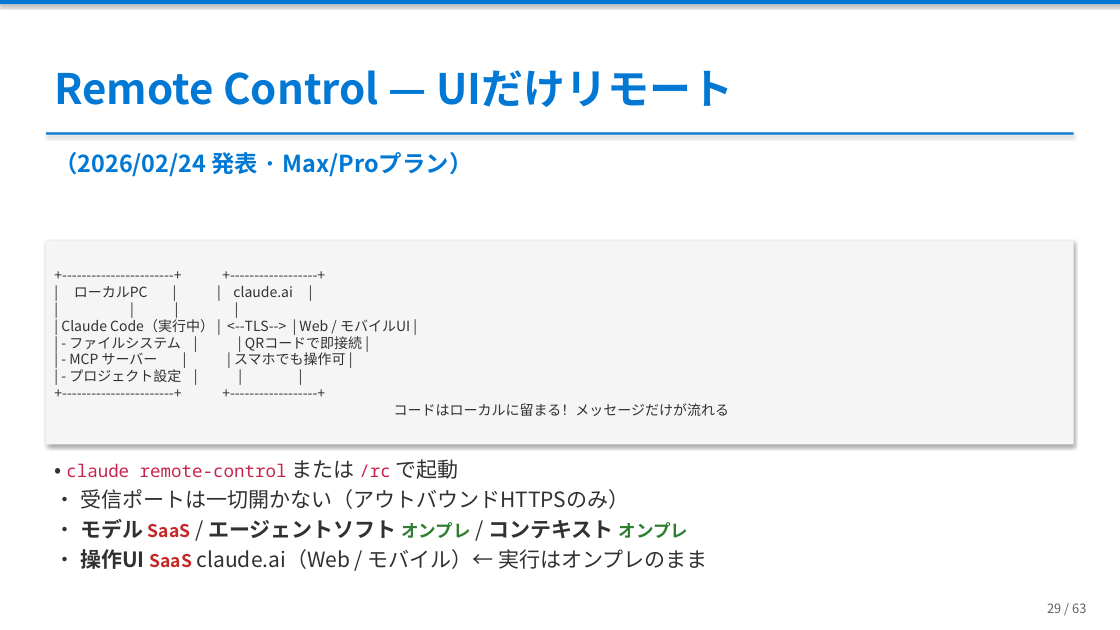
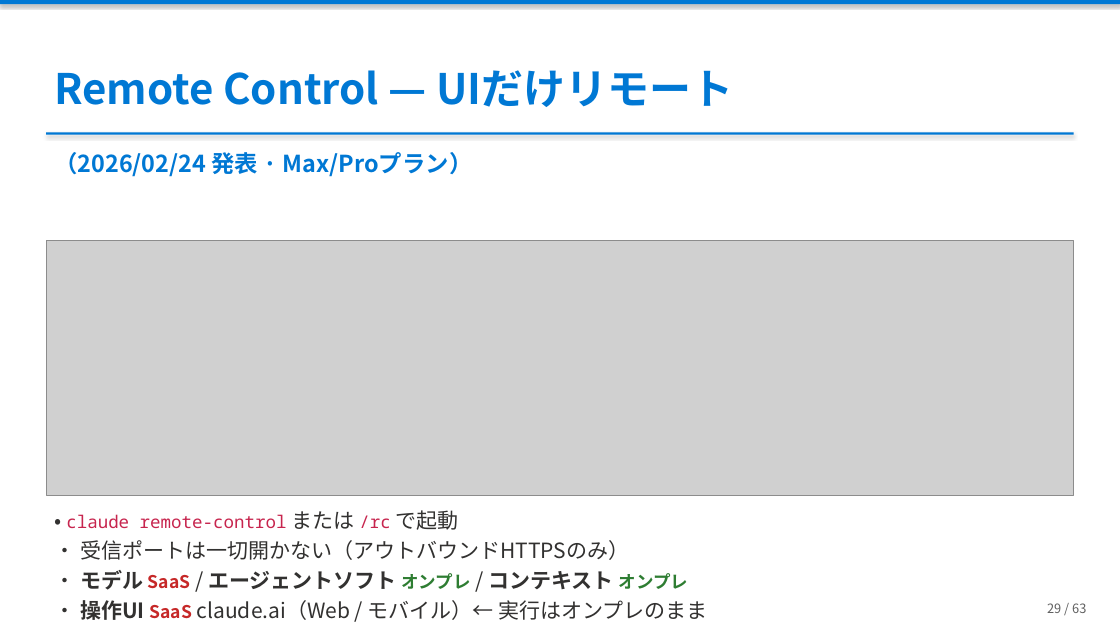
Before and after one commit to ebibibi/presentations, a slide deck: slide 29 of HCCJP_71/AI時代の「本当の」ハイブリッドクラウド — エージェントが実現した、あの頃の夢.pptx. Drawn at 1120x630 pixels with LibreOffice and Linux fonts; fonts in the diff are those of the drawing; grey boxes stand for pictures. Boxes give left, top, right and bottom in pixels: in the first picture for what was removed or moved away, otherwise in the second. Text is boxed around its words. In the diff, an @@ line names an element or a change of style, - is before the commit and + after.

```diff
--- a/HCCJP_71/AI時代の「本当の」ハイブリッドクラウド — エージェントが実現した、あの頃の夢.pptx
+++ b/HCCJP_71/AI時代の「本当の」ハイブリッドクラウド — エージェントが実現した、あの頃の夢.pptx
@@ rectangle removed at (46,241,1074,444) @@
-+-----------------------+ +------------------+
-| ローカルPC | | claude.ai |
-| | | |
-| Claude Code（実行中） | <--TLS--> | Web / モバイルUI |
-| - ファイルシステム | | QRコードで即接続 |
-| - MCP サーバー | | スマホでも操作可 |
-| - プロジェクト設定 | | |
-+-----------------------+ +------------------+
-コードはローカルに留まる！メッセージだけが流れる
@@ picture added at (46,241,1074,496) @@
@@ text "• claude remote-control または /rc ...": place and size @@
-text "• claude remote-control または /rc ..." at (66,459,708,569)
+text "• claude remote-control または /rc ..." at (66,510,708,620)
```
Also in this commit, not shown: 8 other slides changed, 1 other file.
